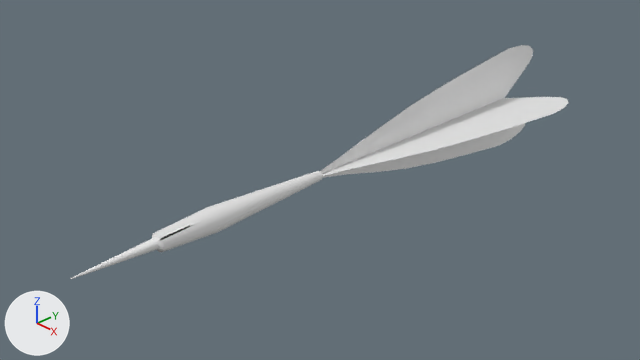
The Blender file Blender/environment/DartPfeil.blend: old version first, new version second.
Camera for both pictures: the file's camera 'Camera'. Every picture has the same lights, and +X, +Y and +Z are marked at lower left.

Names of what the first picture shows: 'Zylinder'.
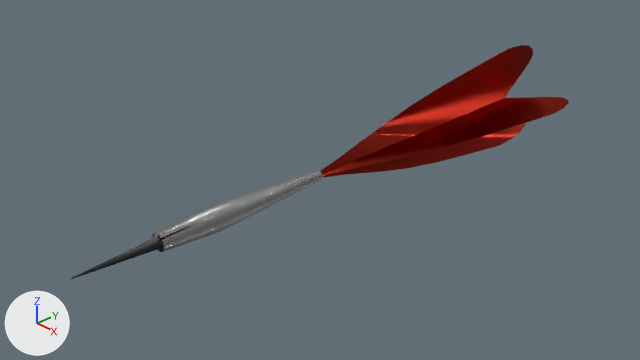
Boxes [x1, y1, x2, y2] around the edits, measured in the pictures (640 x 360 px):
part 1 of me_zylinder, recoloured (white to grey): [70, 171, 323, 279] in both
part 2 of me_zylinder, recoloured (white to red): [320, 45, 569, 178] in both
part 3 of me_zylinder, recoloured (white to black): [71, 235, 164, 279] in both

Edits to the bpy script that builds the scene:
```text
Add mat_dartmetall:
    mat_dartmetall = bpy.data.materials.new('dartMetall')
    mat_dartmetall.use_nodes = True; mat_dartmetall.node_tree.nodes.clear()
    _N = mat_dartmetall.node_tree.nodes; _L = mat_dartmetall.node_tree.links
    n0 = _N.new('ShaderNodeOutputMaterial'); n0.name = 'Material-Ausgabe'
    n1 = _N.new('ShaderNodeBsdfAnisotropic'); n1.name = 'Glanz BSDF'
    n1.inputs[0].default_value = (0.661, 0.661, 0.661, 1.0)  # 'Color', light grey #d4d4d4
    n1.inputs[2].default_value = 1.0  # 'Anisotropy'
    _L.new(n1.outputs[0], n0.inputs[0])  # 'BSDF' to 'Surface'
Add mat_dartplastik:
    mat_dartplastik = bpy.data.materials.new('dartPlastik')
    mat_dartplastik.use_nodes = True; mat_dartplastik.node_tree.nodes.clear()
    _N = mat_dartplastik.node_tree.nodes; _L = mat_dartplastik.node_tree.links
    n0 = _N.new('ShaderNodeOutputMaterial'); n0.name = 'Material-Ausgabe'
    n1 = _N.new('ShaderNodeBsdfAnisotropic'); n1.name = 'Glanz BSDF'
    n1.inputs[0].default_value = (0.605, 0.0459, 0.0267, 1.0)  # 'Color', red #cc3c2d
    n1.inputs[1].default_value = 7.0  # 'Roughness'
    n1.inputs[2].default_value = 7.0  # 'Anisotropy'
    _L.new(n1.outputs[0], n0.inputs[0])  # 'BSDF' to 'Surface'
Add mat_dartspitze:
    mat_dartspitze = principled_material('dartSpitze')
    mat_dartspitze.base_color = (0.0021, 0.0021, 0.0021)  # black #070707
Change me_zylinder:
    where me_zylinder.from_pydata(...)  # 280 vertices, 206 faces; spans x -6.5..6.5, y -25.9..33.8, z -1.5..1.5
    used by ob_zylinder; location = (0.0, 0.0, 0.0); scale = (0.135, 0.135, -0.516)
    me_zylinder part 1: 164 of the faces centred in x -1.0..1.0, y -25.9..0.0, z -0.3..0.3 switch from no material to mat_dartmetall
    me_zylinder part 2: all 12 faces centred in x -4.1..4.0, y 1.5..24.4, z -1.0..1.0 switch from no material to mat_dartplastik
    me_zylinder part 3: 30 of the faces centred in x 0.0..0.7, y -22.0..-18.1, z -0.2..0.2 switch from no material to mat_dartspitze (black #070707)
```
